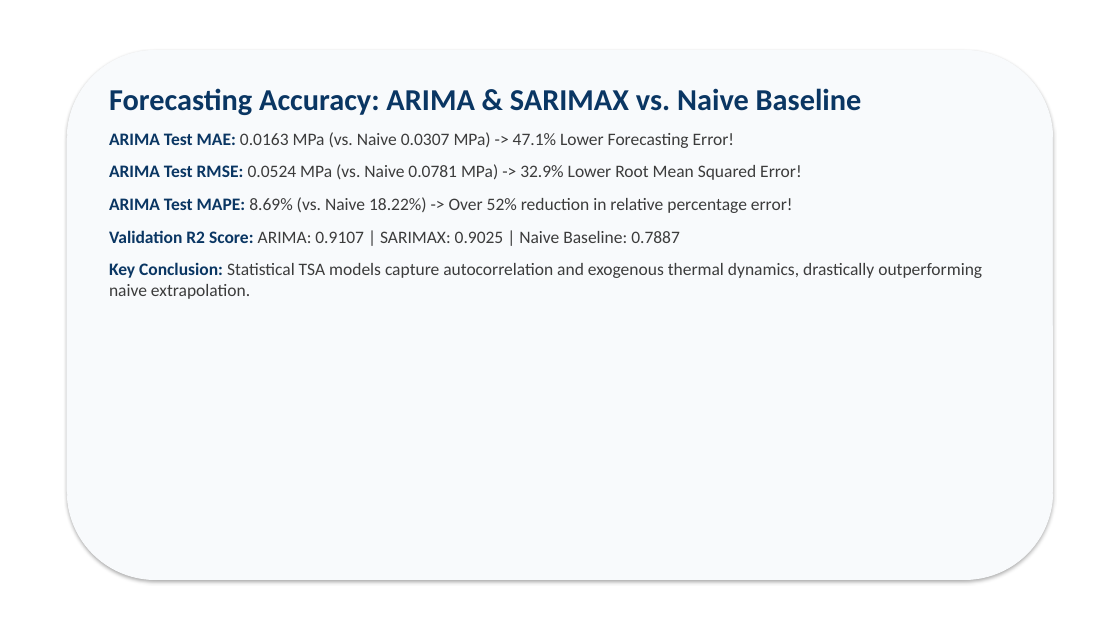
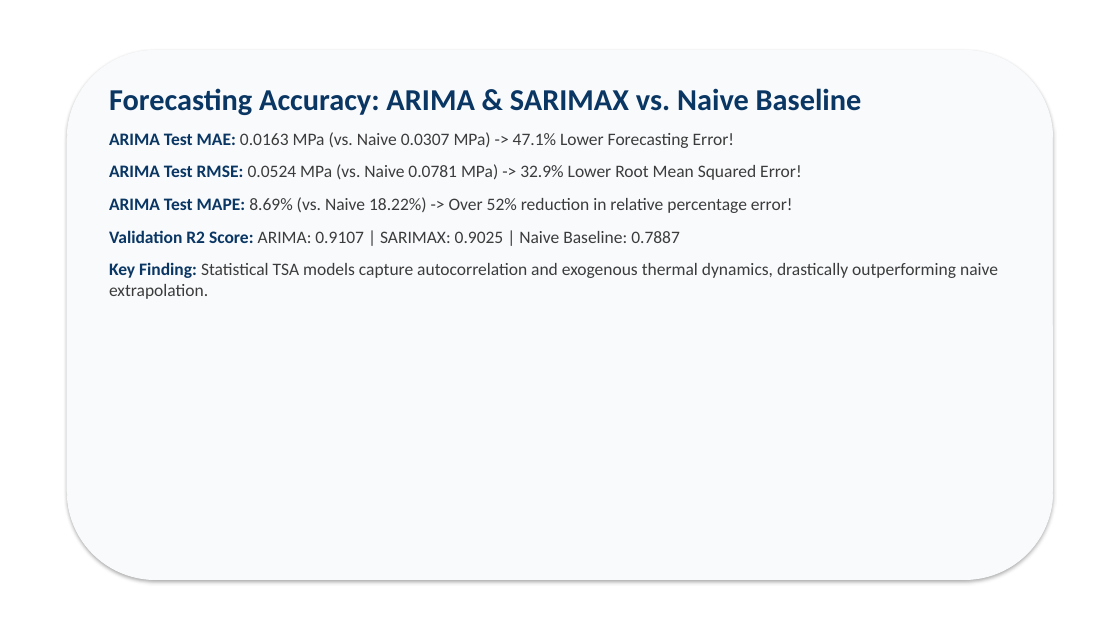
Before and after one commit to Ravva-78/tsa-oilguard, a slide deck: slide 4 of report/OILGUARD_Presentation.pptx. Drawn at 1120x630 pixels with LibreOffice and Linux fonts; fonts in the diff are those of the drawing. Boxes give left, top, right and bottom in pixels: in the first picture for what was removed or moved away, otherwise in the second. Text is boxed around its words. In the diff, an @@ line names an element or a change of style, - is before the commit and + after.

```diff
--- a/report/OILGUARD_Presentation.pptx
+++ b/report/OILGUARD_Presentation.pptx
@@ text at (109,262,998,299): text changed @@
-Key Conclusion: Statistical TSA models capture autocorrelation and exogenous thermal dynamics, drastically outperforming naive extrapolation.
+Key Finding: Statistical TSA models capture autocorrelation and exogenous thermal dynamics, drastically outperforming naive extrapolation.
```
Also in this commit, not shown: 7 other slides changed, 27 other files.
